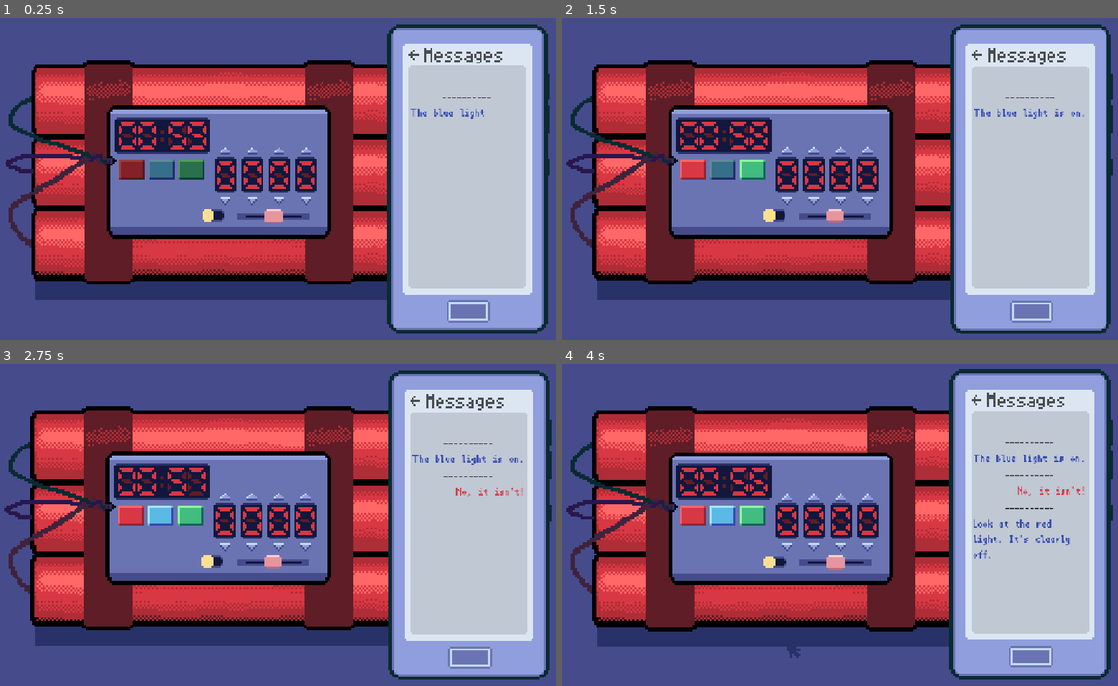
Above: before the commit, frames 1-4 (two rows, left to right).
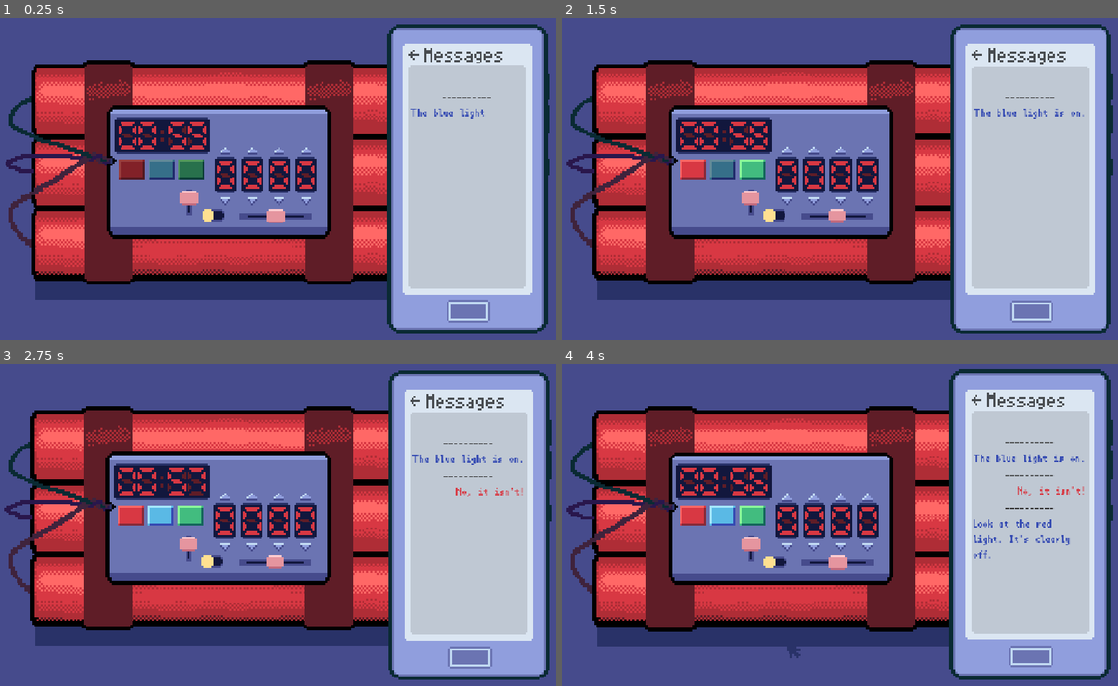
Above: after the commit, the same moments.

Repository: Mr-Excoem/brackeys-jam-2026-2
Game: Godot game, scene res://main.tscn
The game is run twice, just before and just after one commit, with the same random seed, the same clock (stepped at 60 frames per second) and the same inputs.
Inputs (mouse positions are in pixels of both pictures, inside the frame that each line leads up to):
- Up to frame 1 (0.25 s): no input
- Up to frame 2 (1.5 s): click (695, 169) at 0.5 s; click (751, 169) at 1.25 s
- Up to frame 3 (2.75 s): click (161, 515) at 2 s
- Up to frame 4 (4 s): click (784, 496) at 2.77 s; click (789, 547) at 3.52 s

The runs differ from the first frame. In frame 1, 0.2% of the frame differs, in the area x 32-57%, y 53-64%; in frame 2, 0.2%; in frame 3, 0.2%; in frame 4, 0.2%.

Commit message:
Added the other slider for bomb

Diff:
--- a/brackeys-2026/bomb_scenes/bomb.gd
+++ b/brackeys-2026/bomb_scenes/bomb.gd
@@ -12,5 +12,6 @@
 # and enable() & disable() as usual
 @onready var switcher = $Switcher
 
-# bomb.slideer1.pos (from 0 to 1)
+# bomb.slider*.pos (from 0 to 1)
 @onready var slider1 = $Slider
+@onready var slider2 = $Slider2
--- a/brackeys-2026/bomb_scenes/bomb.tscn
+++ b/brackeys-2026/bomb_scenes/bomb.tscn
@@ -79,6 +79,11 @@
 position = Vector2(-4, 21.75)
 
 [node name="Slider" parent="." unique_id=1027060973 instance=ExtResource("13_yl2ha")]
-position = Vector2(26.5, 22)
+position = Vector2(27.5, 22)
 start_point = Vector2(-18, 0)
 end_point = Vector2(18, 0)
+
+[node name="Slider2" parent="." unique_id=489520889 instance=ExtResource("13_yl2ha")]
+position = Vector2(-16, 12.75)
+start_point = Vector2(0, 9)
+end_point = Vector2(0, -4)
--- a/brackeys-2026/bomb_scenes/slider.gd
+++ b/brackeys-2026/bomb_scenes/slider.gd
@@ -21,8 +21,14 @@
 
 func _process(_delta):
 	var mouse_vector = get_local_mouse_position() - start_point
-	var block_vector = mouse_vector.project(line_vector).clamp(Vector2.ZERO,line_vector)
-	block.position = start_point + block_vector.clamp(Vector2.ZERO,line_vector)
+	var block_vector:Vector2
+	if line_vector > Vector2.ZERO:
+		block_vector = mouse_vector.project(line_vector).clamp(Vector2.ZERO,line_vector)
+	elif line_vector < Vector2.ZERO:
+		block_vector = mouse_vector.project(line_vector).clamp(line_vector,Vector2.ZERO)
+	else:
+		assert(false, "The length of slider is zero!")
+	block.position = start_point + block_vector
 	pos = block_vector.length()/line_vector.length()
 
 
--- a/brackeys-2026/bomb_scenes/switcher.tscn
+++ b/brackeys-2026/bomb_scenes/switcher.tscn
@@ -70,6 +70,7 @@
 offset_bottom = 9.0
 scale = Vector2(0.5, 0.5)
 toggle_mode = true
+action_mode = 0
 flat = true
 
 [node name="AnimationPlayer" type="AnimationPlayer" parent="." unique_id=735394145]
Binary file changed: brackeys-2026/assets/switcher_base.png
